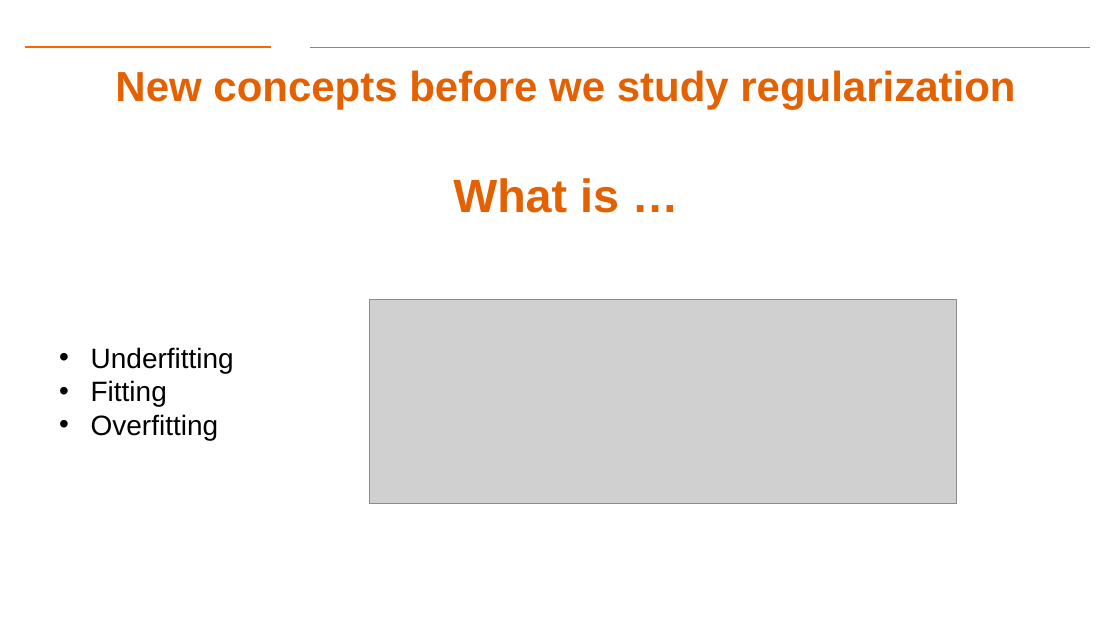
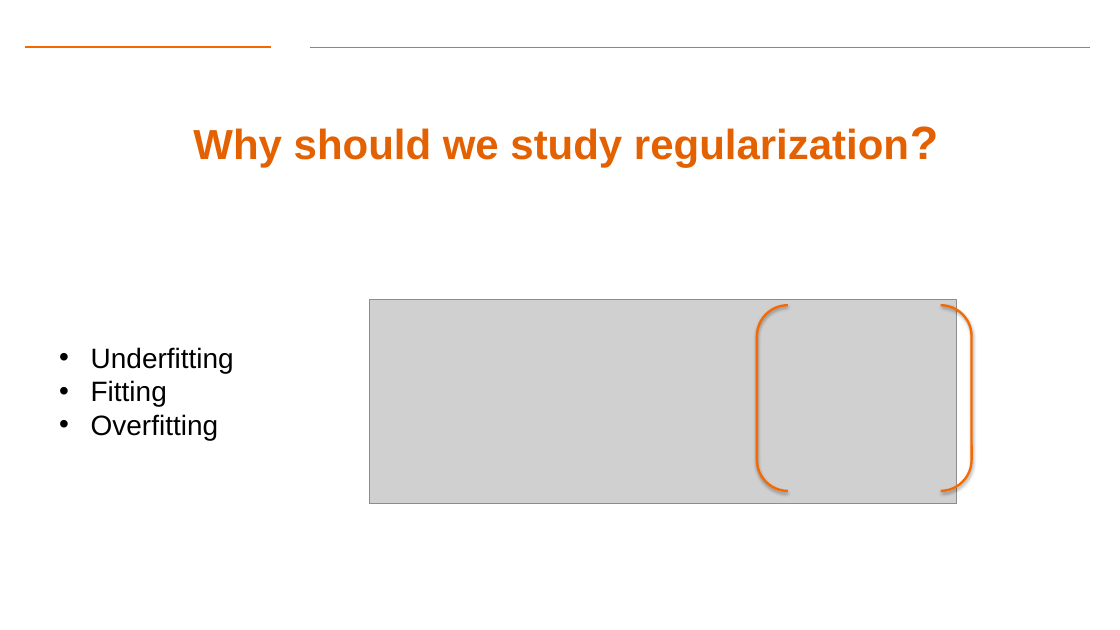
Before and after one commit to aiforsec/RIT-DSCI-633-FDS, a slide deck: slide 5 of Syllabus/Lecture05/Lec05.pptx (slide 3 before the commit). Drawn at 1120x630 pixels with LibreOffice and Linux fonts; fonts in the diff are those of the drawing; grey boxes stand for pictures; background and template pictures are left out. Boxes give left, top, right and bottom in pixels: in the first picture for what was removed or moved away, otherwise in the second. Text is boxed around its words. In the diff, an @@ line names an element or a change of style, - is before the commit and + after.

```diff
--- a/Syllabus/Lecture05/Lec05.pptx
+++ b/Syllabus/Lecture05/Lec05.pptx
@@ title at [193, 128, 909, 167]: text changed @@
-New concepts before we study regularization
-What is …
+Why should we study regularization?
@@ bracket pair added at [757, 305, 972, 491], outline #F66900 2 pt @@
```
Also in this commit, not shown: 8 other slides changed, 5 slides added, 1 slide removed.
